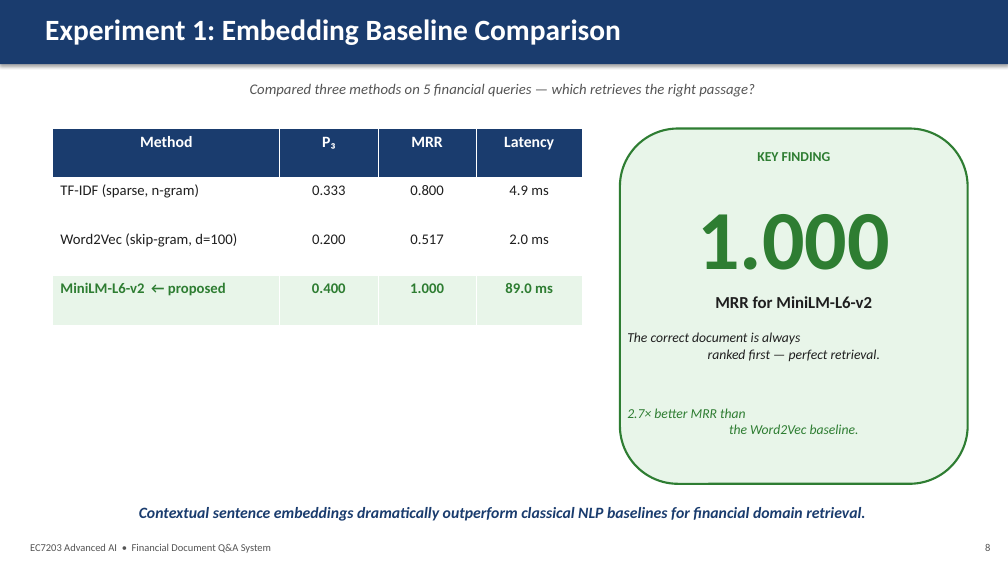
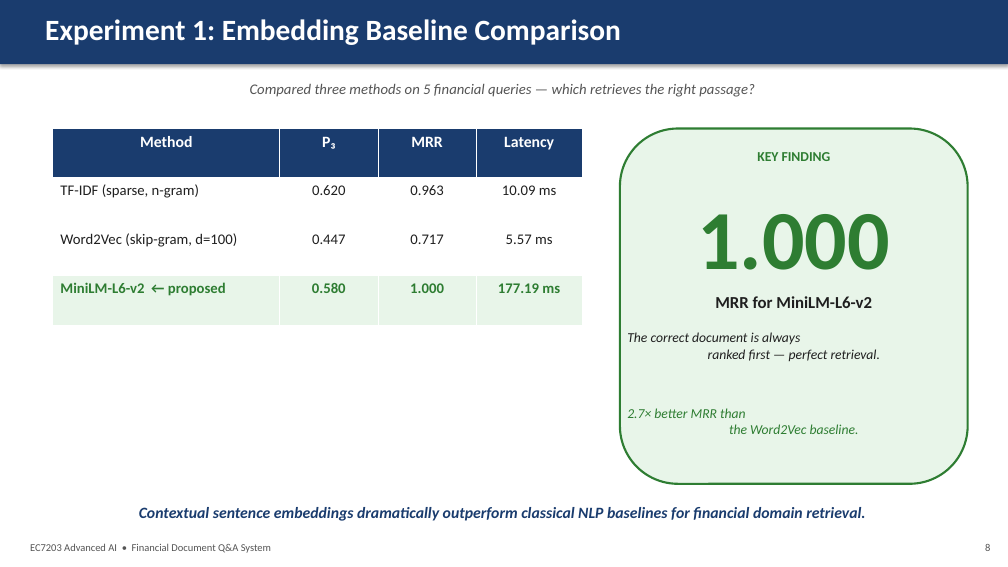
Before and after one commit to Dinojan9901/Financial-QA-System, a slide deck: slide 8 of presentation/Financial_QA_Presentation.pptx. Drawn at 1008x567 pixels with LibreOffice and Linux fonts; fonts in the diff are those of the drawing. Boxes give left, top, right and bottom in pixels: in the first picture for what was removed or moved away, otherwise in the second. Text is boxed around its words. In the diff, an @@ line names an element or a change of style, - is before the commit and + after.

```diff
--- a/presentation/Financial_QA_Presentation.pptx
+++ b/presentation/Financial_QA_Presentation.pptx
@@ table at box(53, 129, 582, 325) @@
-row 2: TF-IDF (sparse, n-gram) | 0.333 | 0.800 | 4.9 ms
+row 2: TF-IDF (sparse, n-gram) | 0.620 | 0.963 | 10.09 ms
-row 3: Word2Vec (skip-gram, d=100) | 0.200 | 0.517 | 2.0 ms
+row 3: Word2Vec (skip-gram, d=100) | 0.447 | 0.717 | 5.57 ms
-row 4, column 2: 0.400
+row 4, column 2: 0.580
-row 4, column 4: 89.0 ms
+row 4, column 4: 177.19 ms
```
Also in this commit, not shown: 2 other slides changed, 24 other files.
